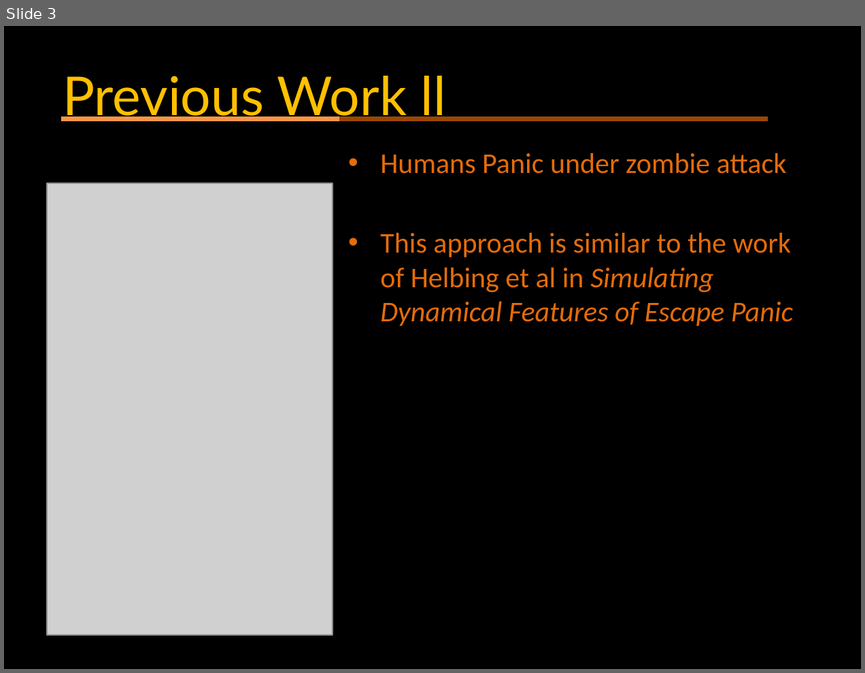
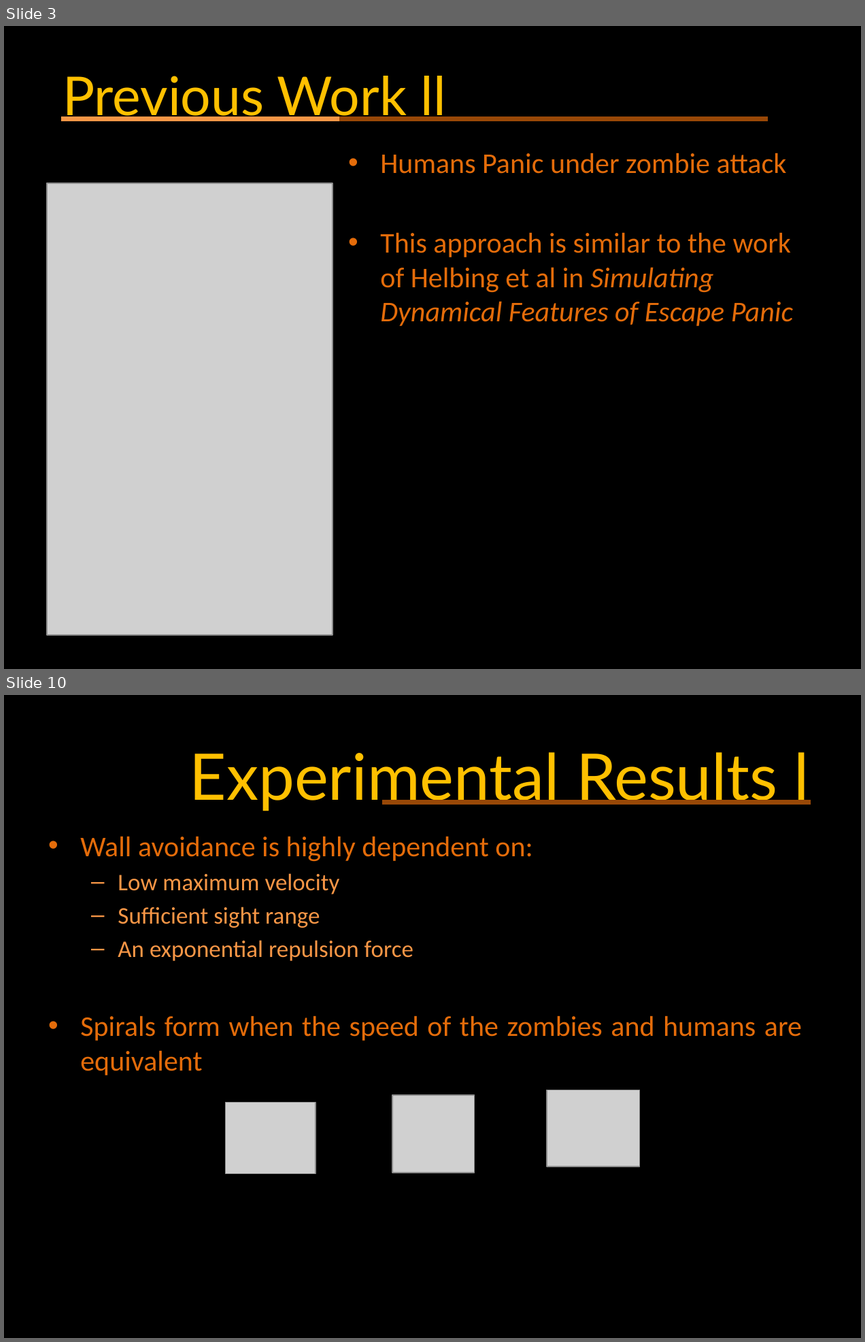
Before and after one commit to anasazi/Swarm-AI---Zombies, a slide deck: ZombieOutbreak.pptx. Shown one above the other, each under a label of ours: slide 3 before the commit, slides 3 and 10 after it; the slides between them are not shown. The pictures are 865x673 and 865x1342 pixels, drawn with LibreOffice and Linux fonts; fonts in the diff are those of the drawing; grey boxes stand for pictures. Boxes give left, top, right and bottom in pixels: in the first picture for what was removed or moved away, otherwise in the second. Text is boxed around its words. In the diff, an @@ line names an element or a change of style, - is before the commit and + after.

```diff
--- a/ZombieOutbreak.pptx
+++ b/ZombieOutbreak.pptx
@@ slide 10 added at (x1=4, y1=695, x2=861, y2=1338), background #000000 @@
@@ title added at (x1=190, y1=752, x2=809, y2=811), 54 pt, text #FFC000 @@
+Experimental Results l
@@ line added from (811, 802) to (383, 802), #984807 4.5 pt @@
@@ text added at (x1=80, y1=836, x2=802, y2=1075), 24 pt, text #E46C0A @@
+• Wall avoidance is highly dependent on:
+  – Low maximum velocity
+  – Sufficient sight range
+  – An exponential repulsion force
+• Spirals form when the speed of the zombies and humans are equivalent
@@ picture added at (x1=225, y1=1102, x2=315, y2=1173) @@
@@ picture added at (x1=392, y1=1095, x2=475, y2=1173) @@
@@ picture added at (x1=547, y1=1089, x2=639, y2=1166) @@
```
Also in this commit, not shown: 3 slides changed, 5 other slides added.
